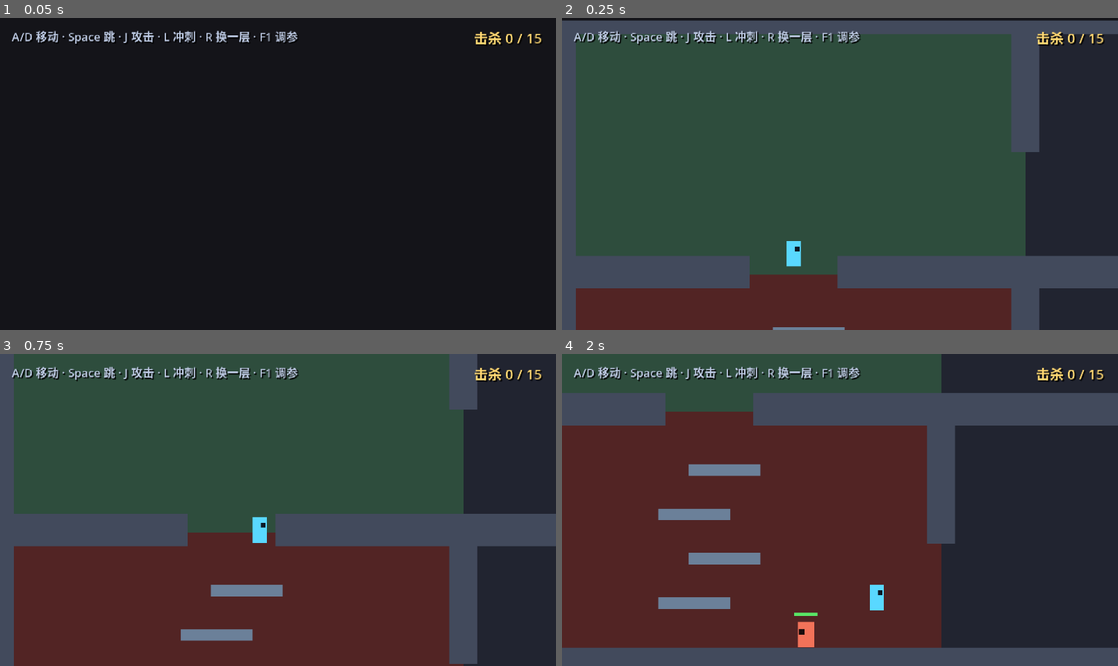
Above: before the commit, frames 1-4 (two rows, left to right).
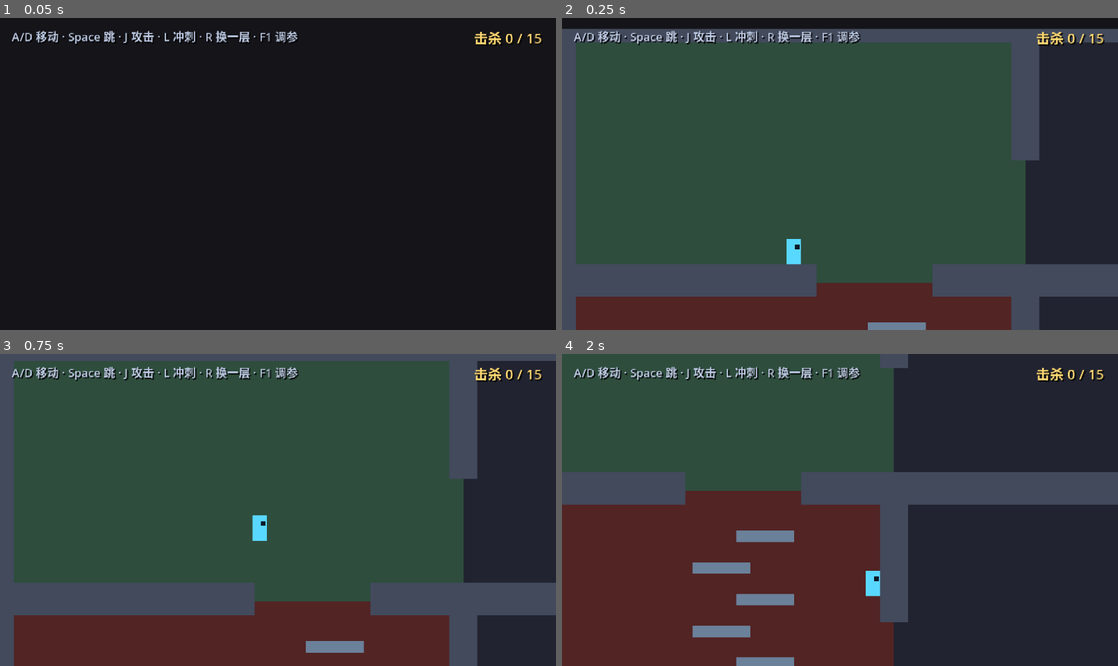
Above: after the commit, the same moments.

Repository: Palard-Lancelot/Palard-ZMD
Game: Godot game, scene res://scenes/world/generated_level.tscn
The game is run twice, just before and just after one commit, with the same random seed, the same clock (stepped at 60 frames per second) and the same inputs. This scene is started directly instead of the project's main scene.
Inputs:
- Up to frame 1 (0.05 s): no input
- Up to frame 2 (0.25 s): no input
- Up to frame 3 (0.75 s): tap Enter at 0.5 s; hold D (move_right) from 0.53 s (still down); hold Space (jump) from 0.53 s (still down)
- Up to frame 4 (2 s): keep holding D (move_right); release Space (jump) at 1.28 s; tap J (attack) at 1.35 s; tap Space (jump) at 1.52, 1.55, 1.82 s

Frame 1 is identical in both runs. In frame 2, 11% of the frame differs, in the area x 0-100%, y 0-100%; in frame 3, 32%; in frame 4, 45%.

Commit message:
fix(levelgen): 上下层无法通行 —— 洞的位置必须由「边界」决定并对齐
用户反馈："还是跳不上去"（带截图：玩家站在最高台阶上，头顶就是天花板洞）

这是第三次修同一处，前两次都只治了症状。真正的设计错误是：

**洞属于「边界」，不属于房间。** 上下两个相邻房间共享同一个洞。
但我让"上行洞"和"下行洞"各自按房间中心偏移：
  A 房(y=4) 的下行洞在 center+70 = 1070
  B 房(y=5) 的上行洞在 center-70 = 930
两者错位 → 玩家在 930 往上爬，撞到 A 房在 1070 之外的实心地板。
实测 7 组垂直通道全部卡在 181px（差一点进不去）。

修复：洞的位置只由**边界行号**决定，且逐行交替左右
  _gap_x_for_row(origin, boundary_row):
      sign = -1 若 boundary_row 为偶数，否则 +1
      x = 房间中心 + sign * 70

这样：
  · 上下房间的洞严格对齐（同一个边界 = 同一个洞）
  · 同一房间的上洞和下洞错开（否则玩家会从顶层一口气掉到底）
  · 玩家永远能站在「下行洞旁边」的实地上，从上行洞往上跳

同时把攀爬测试从「只测第一对」改为「遍历全部垂直相邻房间」——
只测一对会漏掉布局差异导致的失败（改之前 7 组里只有 3 组能爬）。

三次演进的教训：
  1. 实心台阶 → 撞头（改单向碰撞）
  2. 4 级台阶余量 2.6px → 跳不到（改 6 级，余量 13.6px）
  3. 洞错位 → 爬到一半撞实心地板（洞按边界对齐 + 逐行交替）

验证：
  · 垂直攀爬测试 7/7 通过（每对都攀升 187px）
  · 关卡几何测试 4/4（探测点改为真实洞位置，避免假阳性）
  · 全部 12 套件 72/72 通过

Diff:
--- a/scripts/world/level_builder.gd
+++ b/scripts/world/level_builder.gd
@@ -64,8 +64,8 @@
 		var has_below := _cell_occupied(graph, cell + Vector2i(0, 1)) >= 0
 		var has_above := _cell_occupied(graph, cell + Vector2i(0, -1)) >= 0
 
-		_build_floor(root, origin, has_below)
-		_build_ceiling(root, origin, has_above)
+		_build_floor(root, origin, has_below, cell.y)
+		_build_ceiling(root, origin, has_above, cell.y)
 
 	# --- 侧墙（有连接就留门洞）---
 	for room in graph.rooms:
@@ -82,66 +82,109 @@
 		var origin := cell_to_world(room["cell"])
 		var cell: Vector2i = room["cell"]
 		if _cell_occupied(graph, cell + Vector2i(0, -1)) >= 0:
-			_build_climb_ledges(root, origin)
+			_build_climb_ledges(root, origin, cell.y)
 
 	return root
 
 
 # 垂直通道参数
-const V_SHAFT_W := 76.0       ## 地板/天花板的洞宽
-const LEDGE_W := 62.0
+#
+# ⚠️ 这些数值经过实测调过，改之前务必跑 tests/test_vertical_climb.gd。
+#
+# 演进过程（每一步都是被测试逼出来的）：
+#   1. 台阶用实心块 → 玩家撞头，完全爬不上去
+#   2. 改成单向平台，但 4 级台阶 → 最高一级到天花板只剩 45.4px（跳跃 48px），
+#      余量 2.6px 被离散积分吃掉，实际还是跳不上去
+#   3. **上下两个洞都开在正中 → 下方有房间时，玩家走到洞口就掉下去，
+#      根本没有站立点起跳。7 组垂直通道只有 3 组（底层）能爬**
+#
+# 现在的方案：**上行洞与下行洞在 X 方向错开**。
+#   上行洞在 center - SHIFT，下行洞在 center + SHIFT。
+#   这样玩家永远能站在「下行洞旁边」的实地上，从上行洞往上跳。
+const V_SHAFT_W := 100.0      ## 洞宽
+const V_SHAFT_SHIFT := 70.0   ## 上行洞/下行洞相对房间中心的偏移（错开的关键）
+const LEDGE_W := 50.0
 const LEDGE_H := 10.0
-const LEDGE_COUNT := 4        ## 台阶数（220px 高 / 4 ≈ 55px 一级，跳跃 48px 够）
-
-## 地面：有下方房间时在中间留洞，让玩家能掉下去
-static func _build_floor(root: Node2D, origin: Vector2, has_below: bool) -> void:
+const LEDGE_COUNT := 6        ## 台阶数：越多最后一段越短，越容易跳上去
+
+## 某个"水平边界"上的洞的 x 坐标。
+##
+## ⚠️ 洞属于**边界**，不属于房间 —— 上下两个相邻房间共享同一个洞。
+##    曾经让"上行洞"和"下行洞"各自按房间中心偏移：
+##      A 房(y=4) 的下行洞在 center+70、B 房(y=5) 的上行洞在 center-70，
+##      两者错位 → 玩家在 930 往上爬，撞到 A 房在 1070 之外的实心地板。
+##      实测 7 组垂直通道全部卡在 181px（差一点进不去）。
+##
+##    现在改为：洞的位置只由**边界所在行号**决定，且逐行交替左右。
+##    这样既能保证上下房间的洞严格对齐，
+##    又能让同一个房间的上洞和下洞错开（否则玩家会一口气从顶层掉到底）。
+static func _gap_x_for_row(origin: Vector2, boundary_row: int) -> float:
+	var center: float = origin.x + ROOM_W * 0.5
+	var sign: float = -1.0 if (boundary_row % 2 == 0) else 1.0
+	return center + sign * V_SHAFT_SHIFT
+
+
+## 房间的**上行洞**（通往上一层）x 坐标：属于本层与上一层的边界
+static func _up_gap_x(origin: Vector2, room_row: int) -> float:
+	return _gap_x_for_row(origin, room_row - 1)
+
+
+## 房间的**下行洞**（通往下一层）x 坐标：属于本层与下一层的边界
+static func _down_gap_x(origin: Vector2, room_row: int) -> float:
+	return _gap_x_for_row(origin, room_row)
+
+
+## 在一条水平实心带上开一个洞：返回 [左段, 右段]（可能为空）
+static func _segments_with_gap(origin_x: float, width: float, gap_x: float, gap_w: float) -> Array:
+	var segs: Array = []
+	var gap_l: float = gap_x - gap_w * 0.5
+	var gap_r: float = gap_x + gap_w * 0.5
+	var left_w: float = gap_l - origin_x
+	if left_w > 2.0:
+		segs.append([origin_x + left_w * 0.5, left_w])
+	var right_w: float = (origin_x + width) - gap_r
+	if right_w > 2.0:
+		segs.append([gap_r + right_w * 0.5, right_w])
+	return segs
+
+
+## 地面：有下方房间时在下行洞位置开口
+static func _build_floor(root: Node2D, origin: Vector2, has_below: bool, room_row: int) -> void:
 	var y: float = origin.y + ROOM_H - FLOOR_H * 0.5
 	if not has_below:
 		_add_solid(root, Vector2(origin.x + ROOM_W * 0.5, y), Vector2(ROOM_W, FLOOR_H))
 		return
-	# 中间留洞：左右各一段
-	var gap_l: float = origin.x + (ROOM_W - V_SHAFT_W) * 0.5
-	var gap_r: float = gap_l + V_SHAFT_W
-	var left_w: float = gap_l - origin.x
-	if left_w > 2.0:
-		_add_solid(root, Vector2(origin.x + left_w * 0.5, y), Vector2(left_w, FLOOR_H))
-	var right_w: float = (origin.x + ROOM_W) - gap_r
-	if right_w > 2.0:
-		_add_solid(root, Vector2(gap_r + right_w * 0.5, y), Vector2(right_w, FLOOR_H))
-
-
-## 天花板：有上方房间时在中间留洞
-static func _build_ceiling(root: Node2D, origin: Vector2, has_above: bool) -> void:
+	var segs := _segments_with_gap(origin.x, ROOM_W, _down_gap_x(origin, room_row), V_SHAFT_W)
+	for s in segs:
+		_add_solid(root, Vector2(s[0], y), Vector2(s[1], FLOOR_H))
+
+
+## 天花板：有上方房间时在上行洞位置开口
+static func _build_ceiling(root: Node2D, origin: Vector2, has_above: bool, room_row: int) -> void:
 	var y: float = origin.y + WALL_THICK * 0.5
 	if not has_above:
 		_add_solid(root, Vector2(origin.x + ROOM_W * 0.5, y), Vector2(ROOM_W, WALL_THICK))
 		return
-	var gap_l: float = origin.x + (ROOM_W - V_SHAFT_W) * 0.5
-	var gap_r: float = gap_l + V_SHAFT_W
-	var left_w: float = gap_l - origin.x
-	if left_w > 2.0:
-		_add_solid(root, Vector2(origin.x + left_w * 0.5, y), Vector2(left_w, WALL_THICK))
-	var right_w: float = (origin.x + ROOM_W) - gap_r
-	if right_w > 2.0:
-		_add_solid(root, Vector2(gap_r + right_w * 0.5, y), Vector2(right_w, WALL_THICK))
-
-
-## 攀爬台阶：在垂直通道里交错放几块**单向平台**。
-##
-## ⚠️ 关键：必须用 one_way_collision（单向碰撞）。
-##    第一版用的是实心块，玩家从下往上跳会**撞头**，永远爬不上去 ——
-##    实心平台只能从侧面绕，不能从下方穿过。
-##    单向平台是横板平台游戏的标准做法：从下方可穿过，从上方可站立。
-static func _build_climb_ledges(root: Node2D, origin: Vector2) -> void:
-	var center_x: float = origin.x + ROOM_W * 0.5
+	var segs := _segments_with_gap(origin.x, ROOM_W, _up_gap_x(origin, room_row), V_SHAFT_W)
+	for s in segs:
+		_add_solid(root, Vector2(s[0], y), Vector2(s[1], WALL_THICK))
+
+
+## 攀爬台阶：沿**上行洞**的竖直通道交错放单向平台。
+##
+## ⚠️ 必须用 one_way_collision（单向碰撞）：
+##    实心平台只能从侧面绕、不能从下方穿过 —— 玩家从下往上跳会撞头。
+##    单向平台从下方可穿过、从上方可站立，是横板平台游戏的标准做法。
+static func _build_climb_ledges(root: Node2D, origin: Vector2, room_row: int) -> void:
+	var up_x: float = _up_gap_x(origin, room_row)
 	var floor_y: float = origin.y + ROOM_H - FLOOR_H
 	var step: float = (ROOM_H - FLOOR_H - WALL_THICK) / float(LEDGE_COUNT + 1)
 
 	for i in LEDGE_COUNT:
 		var y: float = floor_y - step * float(i + 1)
-		# 左右交错，形成之字形攀爬路线
+		# 在上行洞内左右交错，形成之字形攀爬路线
 		var side: float = -1.0 if i % 2 == 0 else 1.0
-		var x: float = center_x + side * (V_SHAFT_W * 0.5 - LEDGE_W * 0.5 + 6.0)
+		var x: float = up_x + side * (V_SHAFT_W * 0.5 - LEDGE_W * 0.5 - 6.0)
 		_add_solid(root, Vector2(x, y), Vector2(LEDGE_W, LEDGE_H), true)
 
 
--- a/tests/test_level_geometry.gd
+++ b/tests/test_level_geometry.gd
@@ -114,23 +114,28 @@
 	return false
 
 
-## 垂直相邻：在共享边界高度打水平射线，检查中间有没有洞
+## 垂直相邻：在共享边界高度打水平射线，检查**洞所在位置**是否真的空。
+##
+## ⚠️ 洞的位置由「边界行号」决定并逐行交替左右（见 level_builder._gap_x_for_row）。
+##    不能在房间中心探测 —— 中心很可能是实心的，会得到假阳性/假阴性。
 func _probe_vertical(space: PhysicsDirectSpaceState2D, ca: Vector2i, cb: Vector2i) -> bool:
-	# 共享边界 y：取较低房间的顶部
 	var lower_cell := ca if ca.y > cb.y else cb
-	var boundary_y: float = float(lower_cell.y) * ROOM_H + 2.0
+	var upper_cell := ca if ca.y < cb.y else cb
 
-	# 在边界处水平扫描，看中点附近是否有空白
-	# 用短射线从中心左侧 20px 打到右侧 20px
+	# 共享边界行号 = 上层房间所在行
+	var boundary_row: int = upper_cell.y
+	var boundary_y: float = float(boundary_row + 1) * ROOM_H + 2.0
+
 	var center_x: float = float(lower_cell.x) * ROOM_W + ROOM_W * 0.5
-	for dx in [-18.0, -8.0, 0.0, 8.0, 18.0]:
-		var pa := Vector2(center_x + dx - 6.0, boundary_y)
-		var pb := Vector2(center_x + dx + 6.0, boundary_y)
-		var q := PhysicsRayQueryParameters2D.create(pa, pb)
-		q.collision_mask = 1
-		if space.intersect_ray(q).is_empty():
-			return true
-	return false
+	var sign: float = -1.0 if (boundary_row % 2 == 0) else 1.0
+	var gap_x: float = center_x + sign * 70.0    # V_SHAFT_SHIFT
+
+	# 在洞中心水平打一条短射线（洞宽 100，射线跨度 40，必然在洞内）
+	var pa := Vector2(gap_x - 20.0, boundary_y)
+	var pb := Vector2(gap_x + 20.0, boundary_y)
+	var q := PhysicsRayQueryParameters2D.create(pa, pb)
+	q.collision_mask = 1
+	return space.intersect_ray(q).is_empty()
 
 
 func _report() -> void:
--- a/tests/test_vertical_climb.gd
+++ b/tests/test_vertical_climb.gd
@@ -3,12 +3,13 @@
 ##
 ## ⚠️ 存在的理由：**有洞 ≠ 爬得上**。
 ##
-## 背景：第一版攀爬台阶做成实心块，玩家从下往上跳会撞头，
-## 永远爬不上去。几何测试（射线检测）发现不了这个问题 ——
-## 射线只问"有没有被挡"，不问"能不能跳过去"。
-##
-## 本测试真的让角色跳：把玩家放在垂直通道底部，
-## 反复按跳跃，看 y 是否真的减小了一个房间高度。
+## 背景：第一版攀爬台阶做成实心块，玩家从下往上跳会撞头。
+## 第二版改成单向平台，但只放了 4 级台阶 ——
+## 最高一级到天花板只剩 45.4px，跳跃高度 48px，余量仅 2.6px，
+## 被离散积分和可变跳跃的微小损失吃掉，玩家实际还是跳不上去。
+##
+## 所以本测试**遍历所有垂直相邻房间**，逐个真的跳一遍。
+## 只测第一对会漏掉布局差异导致的失败。
 ##
 ## 用法：
 ##   $env:DSH_SKIP_BOOT_QUIT = "1"
@@ -18,24 +19,28 @@
 const ROOM_H := 220.0
 const FLOOR_H := 16.0
 
-const MAX_FRAMES := 900
-## ⚠️ 跳跃周期必须足够长：可变跳跃高度会在「松开跳跃键」时截断上升速度。
-##    实测只按 4 帧就松开 → 只升 22px（应为 48px），导致误判"爬不上去"。
-##    真实玩家长按跳跃，这里必须模拟长按（20 帧 ≈ 0.33s，覆盖完整上升期）。
+const MAX_FRAMES := 420
+## ⚠️ 跳跃必须长按：可变跳跃高度会在松开时截断上升速度。
+##    实测只按 4 帧松开 → 只升 22px（应为 48px），会误判"爬不上去"。
 const JUMP_PERIOD := 44
-const JUMP_HOLD := 20        ## 按住跳跃的帧数
+const JUMP_HOLD := 20
 
 var _level: Node2D = null
 var _player: CharacterBody2D = null
 var _started := false
 var _frame := 0
 
+## 待测试的垂直房间对
+var _pairs: Array = []
+var _pair_index := 0
+var _phase := 0
+
+var _results: Array = []
 var _start_y := 0.0
 var _min_y := 999999.0
-var _climbed := 0.0
-var _found_pair := false
-var _pair_lower := Vector2i.ZERO
-var _pair_upper := Vector2i.ZERO
+var _target_pair := Vector2i.ZERO
+var _collected := false
+var _shaft_x := 0.0
 
 
 func _physics_process(_d: float) -> bool:
@@ -43,69 +48,105 @@
 		_boot()
 		return false
 
+	# ⚠️ generated_level.gd 的 _generate() 内部有 await，
+	#    场景 instantiate 之后 graph 不是立刻有值。
+	#    必须等它生成完再收集房间对，否则会得到 0 组。
+	if not _collected:
+		var g = _level.get("graph")
+		if g == null:
+			return false
+		_collect_pairs()
+		_collected = true
+		return false
+
+	if _pairs.is_empty():
+		_report()
+		return true
+
 	_frame += 1
-	if _frame < 40:
+
+	# 准备下一对
+	if _phase == 0:
+		if _pair_index >= _pairs.size():
+			_report()
+			return true
+		_setup_pair(_pair_index)
+		_phase = 1
+		_frame = 0
 		return false
 
-	# 找一对垂直相邻的房间，把玩家放到下层的通道底部
-	if not _found_pair:
-		if not _setup_climb_scenario():
-			return true
-		return false
-
-	# 模拟跳跃：长按以拿到完整跳跃高度，然后松开再按
+	# 跳跃攀爬
 	var phase: int = _frame % JUMP_PERIOD
 	if phase == 0:
 		Input.action_press("jump")
 	elif phase == JUMP_HOLD:
 		Input.action_release("jump")
 
+	# 朝洞口方向移动（模拟玩家走向竖井）
+	var dx: float = _shaft_x - _player.position.x
+	if absf(dx) > 6.0:
+		if dx > 0.0:
+			Input.action_press("move_right")
+			Input.action_release("move_left")
+		else:
+			Input.action_press("move_left")
+			Input.action_release("move_right")
+	else:
+		Input.action_release("move_left")
+		Input.action_release("move_right")
+
 	_min_y = minf(_min_y, _player.position.y)
-	_climbed = _start_y - _min_y
-
-	if _frame >= MAX_FRAMES:
-		Input.action_release("jump")
-		_report()
-		return true
+
+	# 过关判定：攀升足够，或超时
+	var climbed: float = _start_y - _min_y
+	if climbed >= ROOM_H * 0.85:
+		_finish_pair(climbed, true)
+	elif _frame >= MAX_FRAMES:
+		_finish_pair(climbed, false)
 	return false
 
 
-func _setup_climb_scenario() -> bool:
-	var g = _level.get("graph")
-	if g == null:
-		print("[TEST] FAIL: graph 为 null")
-		quit(1)
-		return false
-
-	var cell_of := {}
-	for rm in g.rooms:
-		cell_of[rm["cell"]] = rm["id"]
-
-	# 找一对上下相邻的房间
-	for rm in g.rooms:
-		var c: Vector2i = rm["cell"]
-		var below := c + Vector2i(0, 1)
-		if cell_of.has(below):
-			_pair_upper = c
-			_pair_lower = below
-			_found_pair = true
-			break
-
-	if not _found_pair:
-		print("[TEST] 本层没有上下相邻的房间，无法测试攀爬")
-		return false
-
-	# 玩家放到下层通道底部（房间中心 x，地面上）
-	var shaft_x: float = float(_pair_lower.x) * ROOM_W + ROOM_W * 0.5
-	var floor_y: float = float(_pair_lower.y) * ROOM_H + ROOM_H - FLOOR_H
+func _setup_pair(idx: int) -> void:
+	var pair: Dictionary = _pairs[idx]
+	var lower: Vector2i = pair["lower"]
+	_target_pair = lower
+
+	# 上行洞位于房间中心 - V_SHAFT_SHIFT(70)。
+	# 玩家站在这个 x 的地面上（该处地板是实的，因为下行洞在 +70），
+	# 然后原地起跳穿过上行洞 —— 这就是真实的攀爬路线。
+	# 上行洞属于「本层与上一层的边界」，其位置由边界行号决定（逐行交替左右）：
+	#   boundary_row = lower.y - 1
+	#   sign = -1 若 boundary_row 为偶数，否则 +1
+	#   x = 房间中心 + sign * 70
+	var room_center: float = float(lower.x) * ROOM_W + ROOM_W * 0.5
+	var boundary_row: int = lower.y - 1
+	var sign: float = -1.0 if (boundary_row % 2 == 0) else 1.0
+	var shaft_x: float = room_center + sign * 70.0
+	var floor_y: float = float(lower.y) * ROOM_H + ROOM_H - FLOOR_H
+
 	_player.position = Vector2(shaft_x, floor_y - 1.0)
 	_player.velocity = Vector2.ZERO
+	_player.set_physics_process(true)
+
+	_shaft_x = shaft_x
 	_start_y = _player.position.y
 	_min_y = _start_y
-
-	print("[TEST] 攀爬场景: 下层 %s → 上层 %s" % [str(_pair_lower), str(_pair_upper)])
-	print("[TEST] 玩家起始 y = %.1f（下层地面 = %.1f）" % [_start_y, floor_y])
-	return true
+	Input.action_release("jump")
+	Input.action_release("move_left")
+	Input.action_release("move_right")
+
+
+func _finish_pair(climbed: float, ok: bool) -> void:
+	_results.append({
+		"pair": _target_pair,
+		"climbed": climbed,
+		"ok": ok,
+	})
+	Input.action_release("jump")
+	Input.action_release("move_left")
+	Input.action_release("move_right")
+	_pair_index += 1
+	_phase = 0
 
 
 func _boot() -> void:
@@ -121,15 +162,44 @@
 	if _player == null:
 		print("[TEST] FAIL: 找不到 Player")
 		quit(1)
+		return
+
+
+func _collect_pairs() -> void:
+	var g = _level.get("graph")
+	if g == null:
+		return
+	var cell_of := {}
+	for rm in g.rooms:
+		cell_of[rm["cell"]] = rm["id"]
+
+	for rm in g.rooms:
+		var c: Vector2i = rm["cell"]
+		var below := c + Vector2i(0, 1)
+		if cell_of.has(below):
+			_pairs.append({"upper": c, "lower": below})
+
+	print("[TEST] 本层垂直相邻房间对: %d 组" % _pairs.size())
 
 
 func _report() -> void:
-	# 必须爬过一个房间的高度（留点余量：至少 150px）
-	var needed: float = ROOM_H * 0.7
+	var total := _results.size()
+	var ok_count := 0
+	var worst := 99999.0
+
+	if not _results.is_empty():
+		print("[TEST] 逐对结果:")
+		for r in _results:
+			var mark := "[PASS]" if r["ok"] else "[FAIL]"
+			print("[TEST]   %s 下层 %s  攀升 %.0f px" % [
+				mark, str(r["pair"]), r["climbed"]])
+			if r["ok"]:
+				ok_count += 1
+			worst = minf(worst, r["climbed"])
 
 	var checks: Array = [
-		["本层有垂直相邻房间", _found_pair],
-		["玩家能向上攀爬（%.0f px）" % _climbed, _climbed >= needed],
+		["本层有垂直相邻房间（%d 组）" % total, total > 0],
+		["全部垂直通道可攀爬（%d/%d）" % [ok_count, total], ok_count == total and total > 0],
 	]
 
 	print("")
@@ -141,11 +211,12 @@
 			passed += 1
 		print("[TEST]   %s %s" % ["[PASS]" if ok else "[FAIL]", c[0]])
 	print("[TEST] ---------------------------------------")
-	print("[TEST] 攀升高度: %.0f px（需要 >= %.0f）" % [_climbed, needed])
+	if total > 0:
+		print("[TEST] 最差攀升: %.0f px（需要 >= %.0f）" % [worst, ROOM_H * 0.85])
 	print("[TEST] 结果: %d / %d 通过" % [passed, checks.size()])
 	if passed == checks.size():
-		print("[TEST] ★ 垂直通道可攀爬 —— 单向平台生效")
+		print("[TEST] ★ 全部垂直通道可攀爬")
 	else:
-		print("[TEST] ✗ 爬不上去 —— 检查台阶是否为单向碰撞、间距是否超过跳跃高度")
+		print("[TEST] ✗ 有通道爬不上去 —— 检查台阶数 / 间距 / 是否为单向碰撞")
 	print("[TEST] =======================================")
 	quit(0 if passed == checks.size() else 1)
